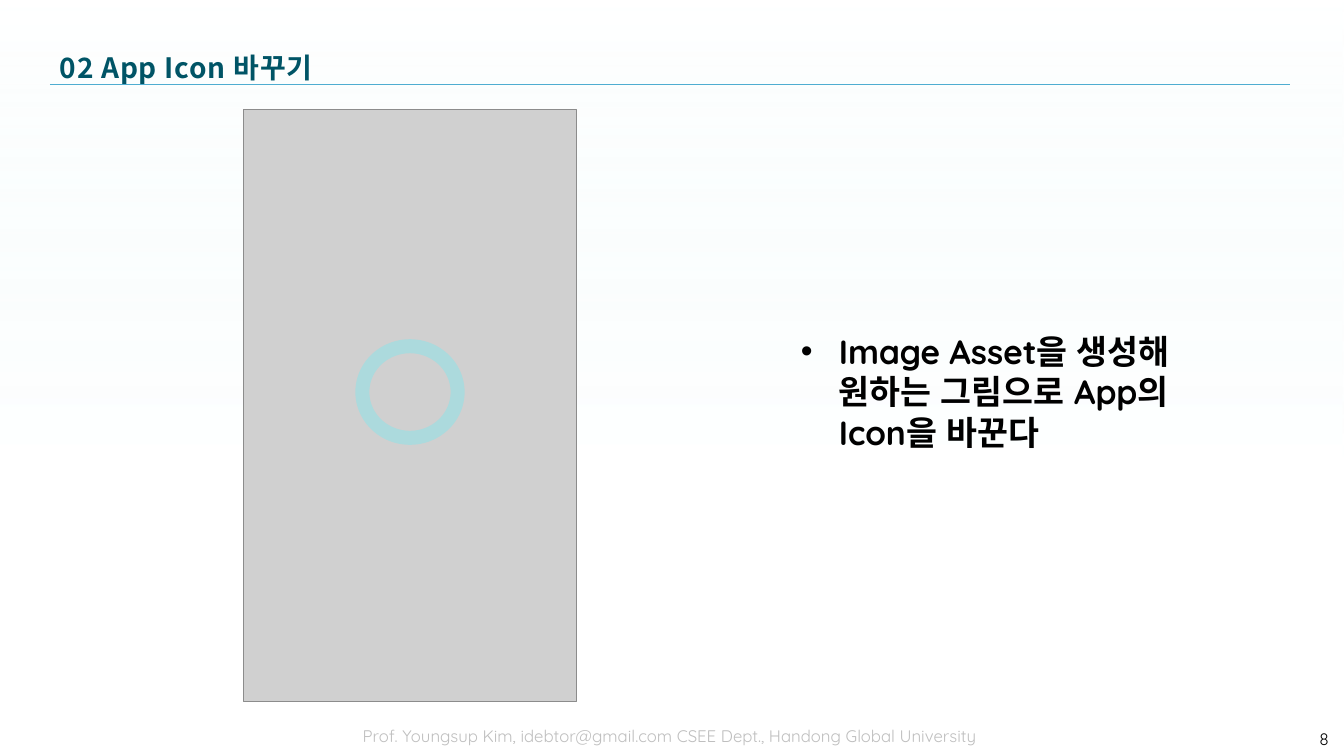
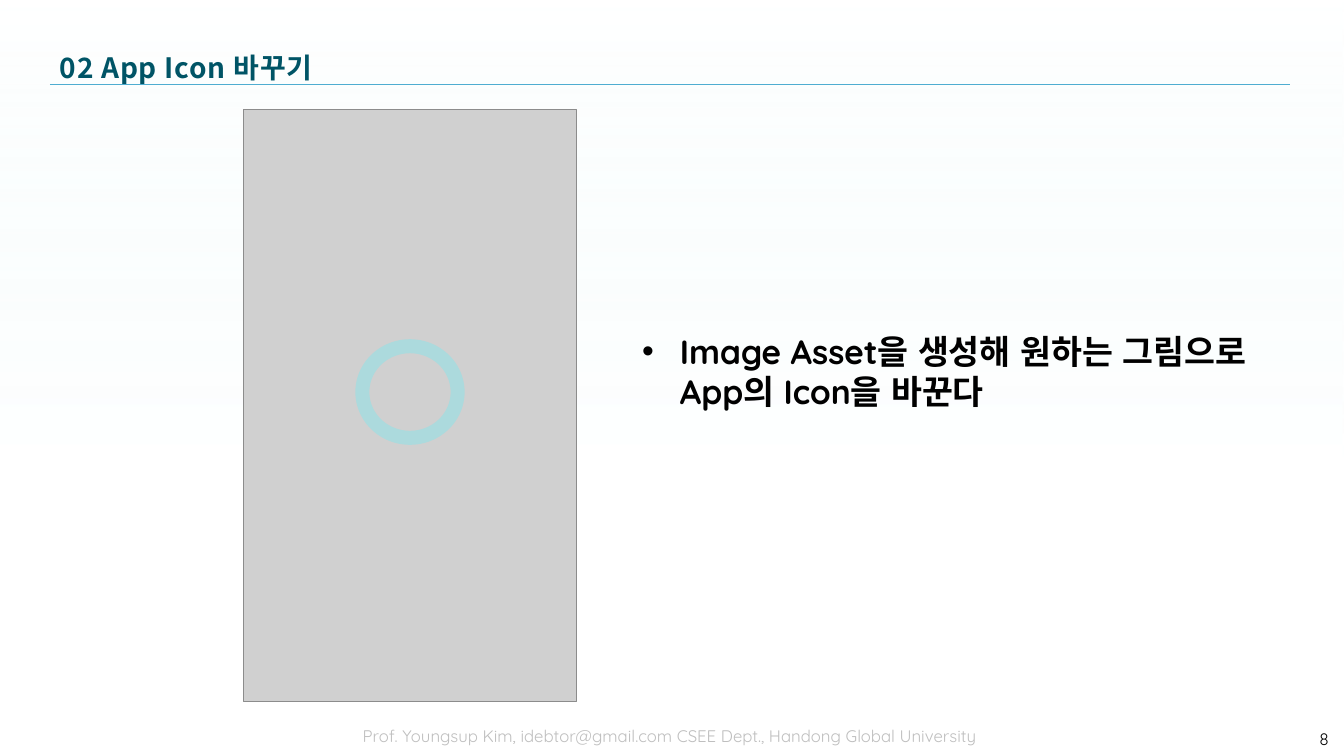
Before and after one commit to tae7841/HuStarAS, a slide deck: slide 8 of ppts/Day_2.pptx. Drawn at 1344x756 pixels with LibreOffice and Linux fonts; fonts in the diff are those of the drawing; grey boxes stand for pictures; background and template pictures are left out. Boxes give left, top, right and bottom in pixels: in the first picture for what was removed or moved away, otherwise in the second. Text is boxed around its words. In the diff, an @@ line names an element or a change of style, - is before the commit and + after.

```diff
--- a/ppts/Day_2.pptx
+++ b/ppts/Day_2.pptx
@@ text "Image Asset을 생성해 원하는 그림으로 ..." rewrapped from bbox=[839, 336, 1170, 448] to bbox=[680, 336, 1246, 411] @@
```
Also in this commit, not shown: 2 other slides changed.
